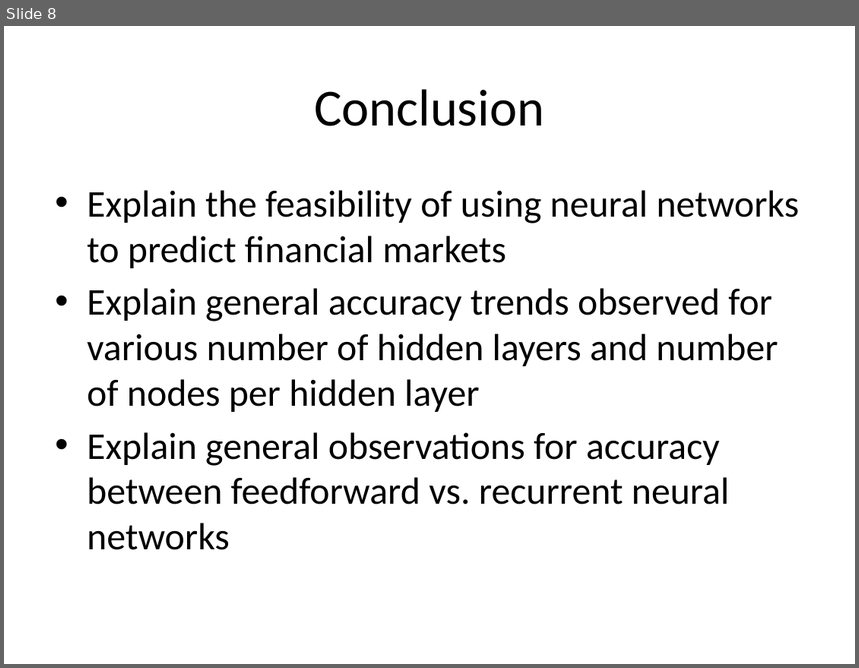
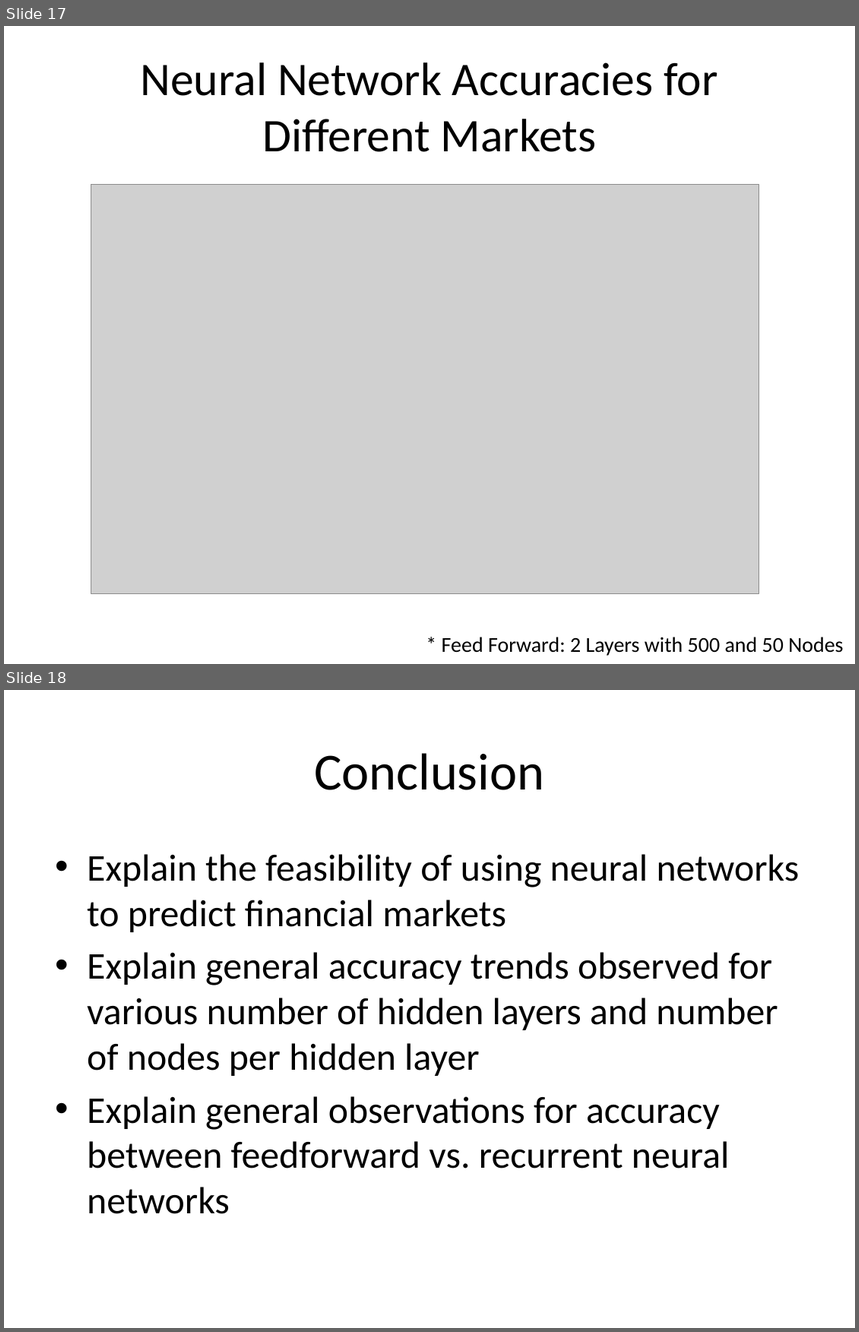
Before and after one commit to wilkung/Predicting_Markets_with_Neural_Nets, a slide deck: Kojack_Presentation.pptx. Shown one above the other, each under a label of ours: slide 8 before the commit, slides 17 and 18 after it. The pictures are 859x668 and 859x1332 pixels, drawn with LibreOffice and Linux fonts; fonts in the diff are those of the drawing; grey boxes stand for pictures. Boxes give left, top, right and bottom in pixels: in the first picture for what was removed or moved away, otherwise in the second. Text is boxed around its words. In the diff, an @@ line names an element or a change of style, - is before the commit and + after.

```diff
--- a/Kojack_Presentation.pptx
+++ b/Kojack_Presentation.pptx
@@ slide 17 added at [4, 26, 855, 664], background #FFFFFF @@
@@ title added at [141, 62, 718, 152], 39.6 pt, text #000000 @@
+Neural Network Accuracies for Different Markets
@@ picture added at [91, 184, 759, 594] @@
@@ text added at [442, 637, 843, 656], 18 pt, text #000000 @@
+* Feed Forward: 2 Layers with 500 and 50 Nodes
@@ what was slide 8 is now slide 18 @@
```
Also in this commit, not shown: 6 slides changed, 10 other slides added, 1 slide removed, 15 other files.
